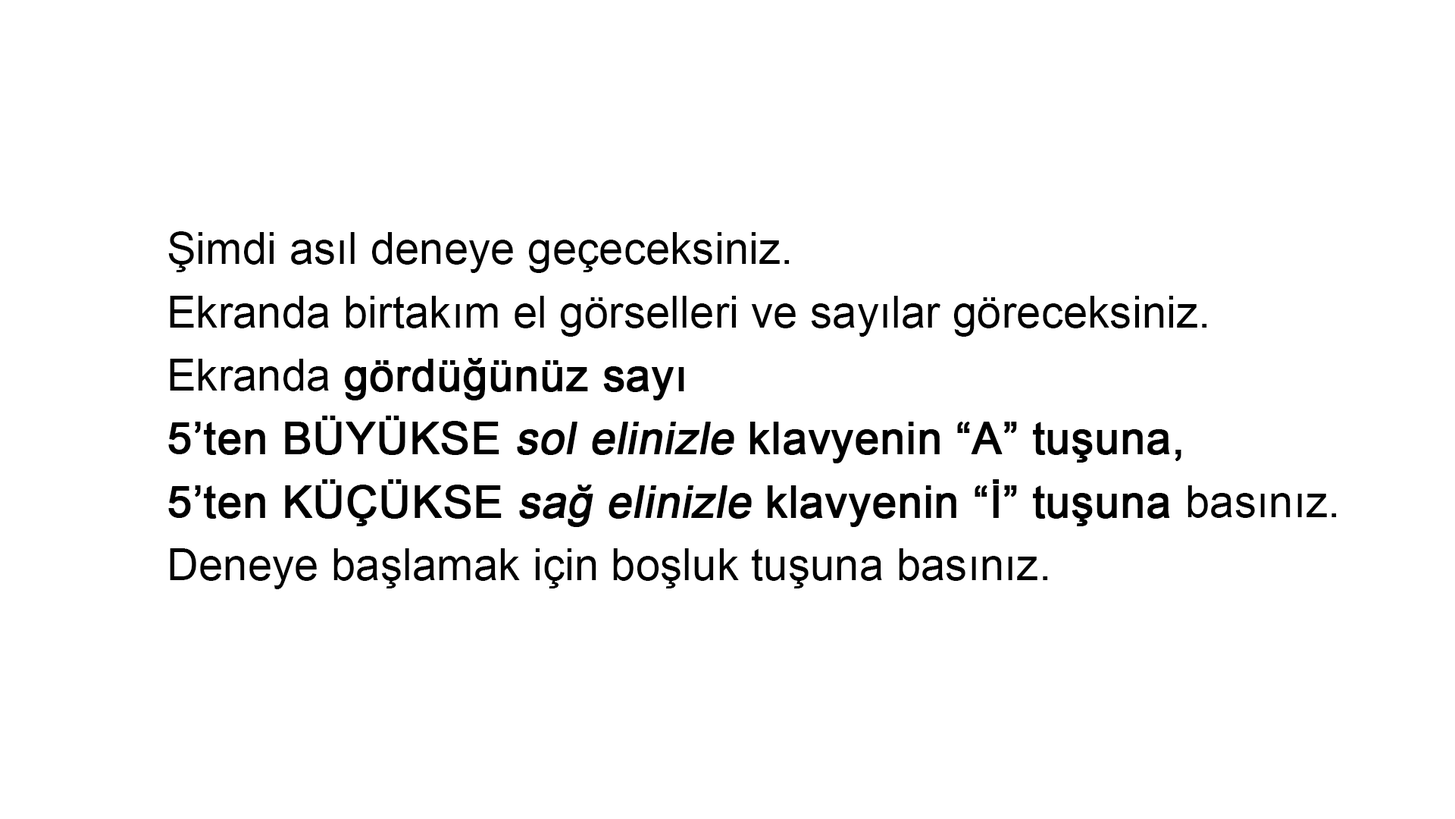
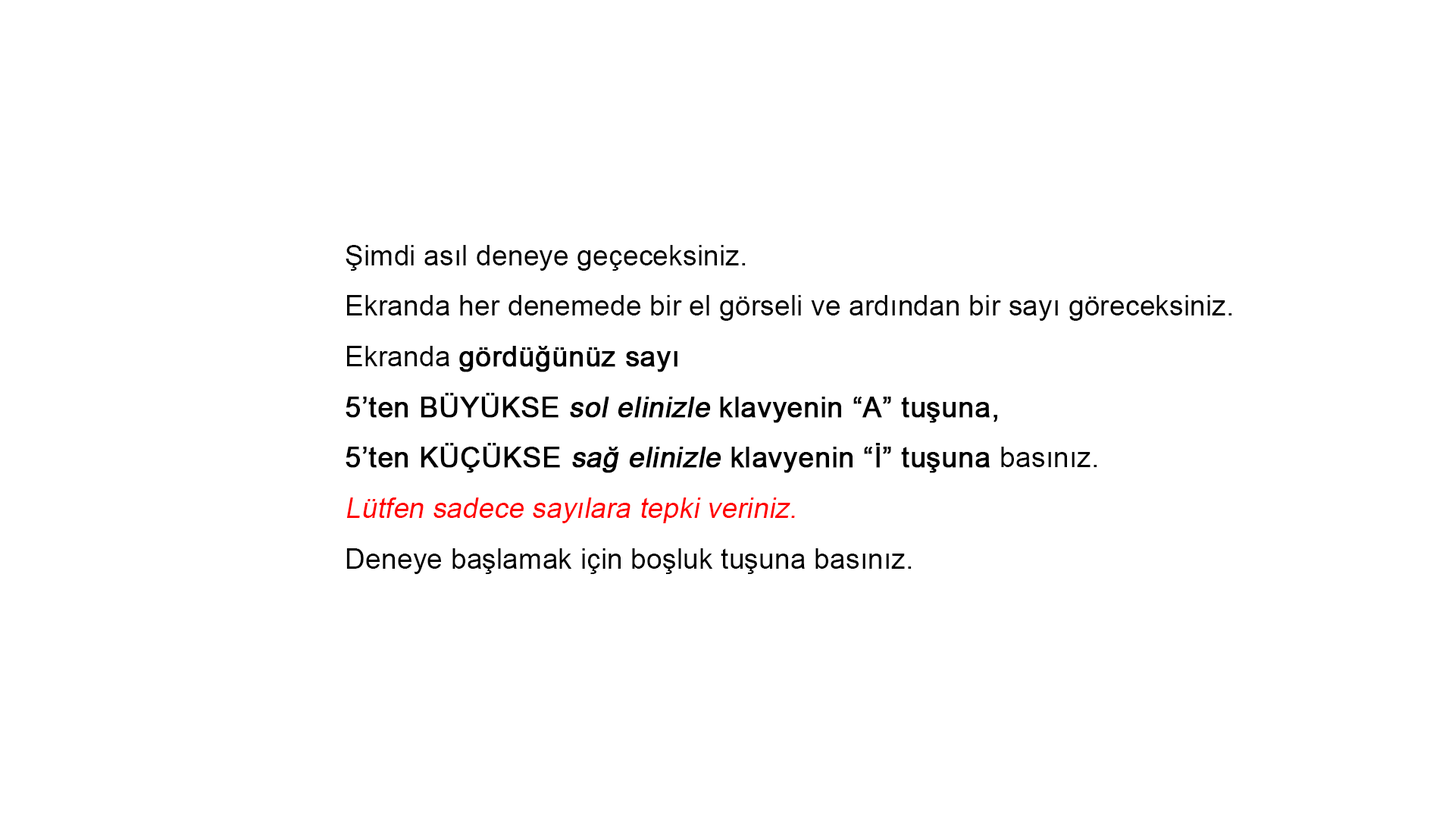
Layer changes from the first w=1455, h=819 image to the second:
renamed "Şimdi asıl deneye geçeceksiniz. Ekranda birtakım el görselleri" to "Şimdi asıl deneye geçeceksiniz. Ekranda her denemede bir el gör", painted on it over [168, 231, 1338, 589]
